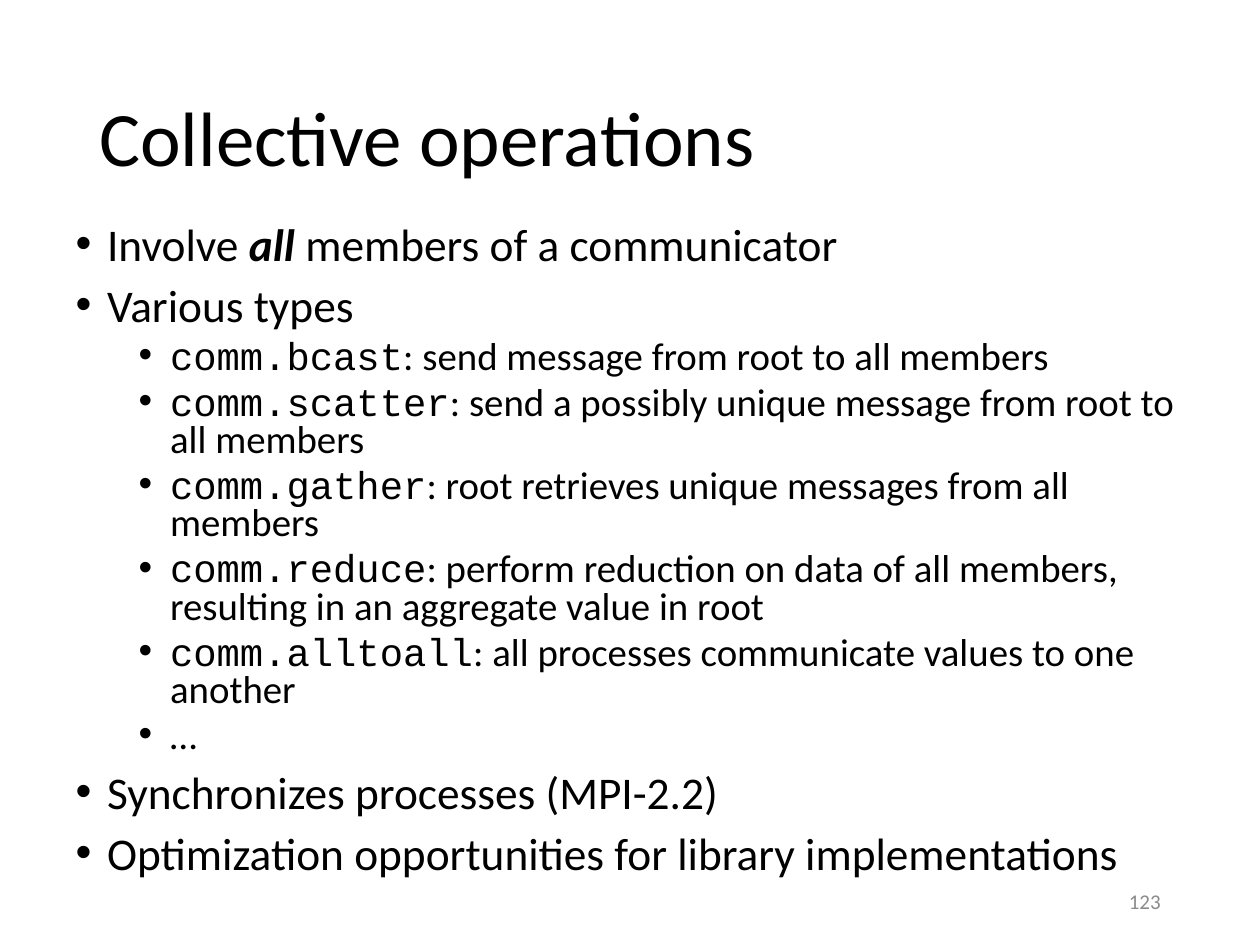
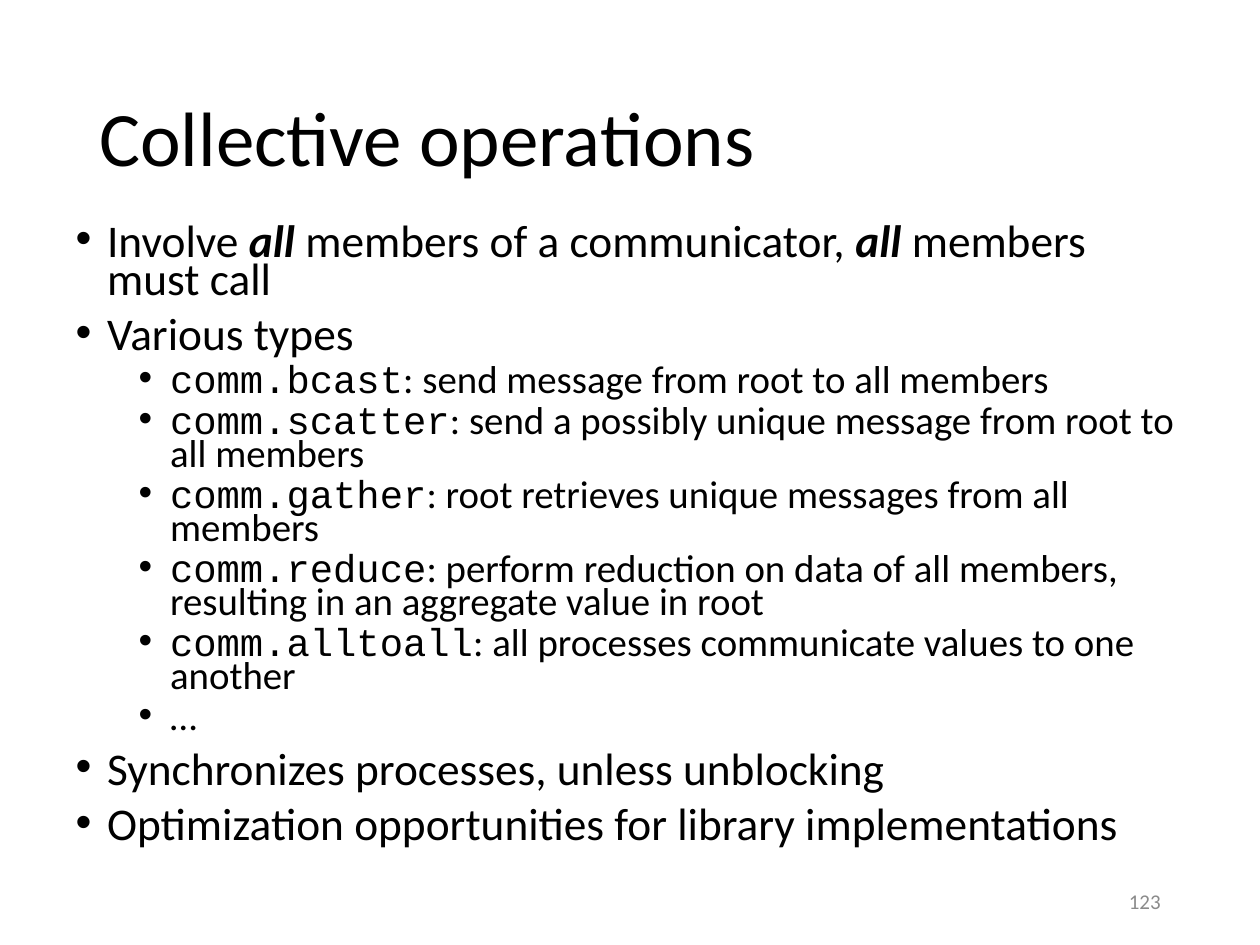
Before and after one commit to gjbex/training-material, a slide deck: slide 123 of Python/python_hpc.pptx. Drawn at 1260x945 pixels with LibreOffice and Linux fonts; fonts in the diff are those of the drawing. Boxes give left, top, right and bottom in pixels: in the first picture for what was removed or moved away, otherwise in the second. Text is boxed around its words. In the diff, an @@ line names an element or a change of style, - is before the commit and + after.

```diff
--- a/Python/python_hpc.pptx
+++ b/Python/python_hpc.pptx
@@ text at [107,225,1086,296]: text changed @@
-• Involve all members of a communicator
+• Involve all members of a communicator, all members must call
@@ text at [107,319,1174,848]: line spacing 0.8 to 0.7 @@
@@ text at [107,753,884,793]: text changed @@
-• Synchronizes processes (MPI-2.2)
+• Synchronizes processes, unless unblocking
```
Also in this commit, not shown: 20 other slides changed.
